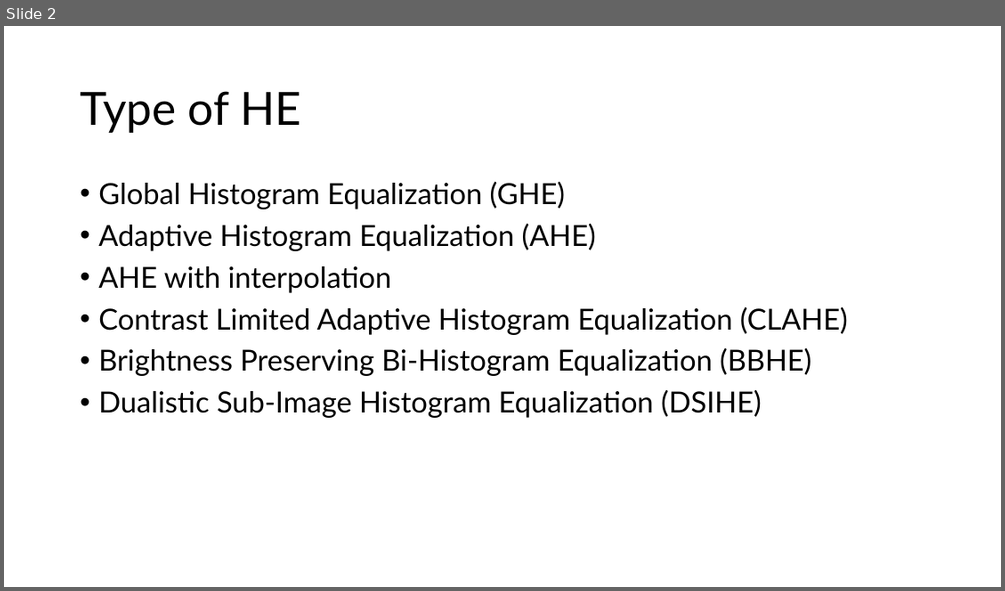
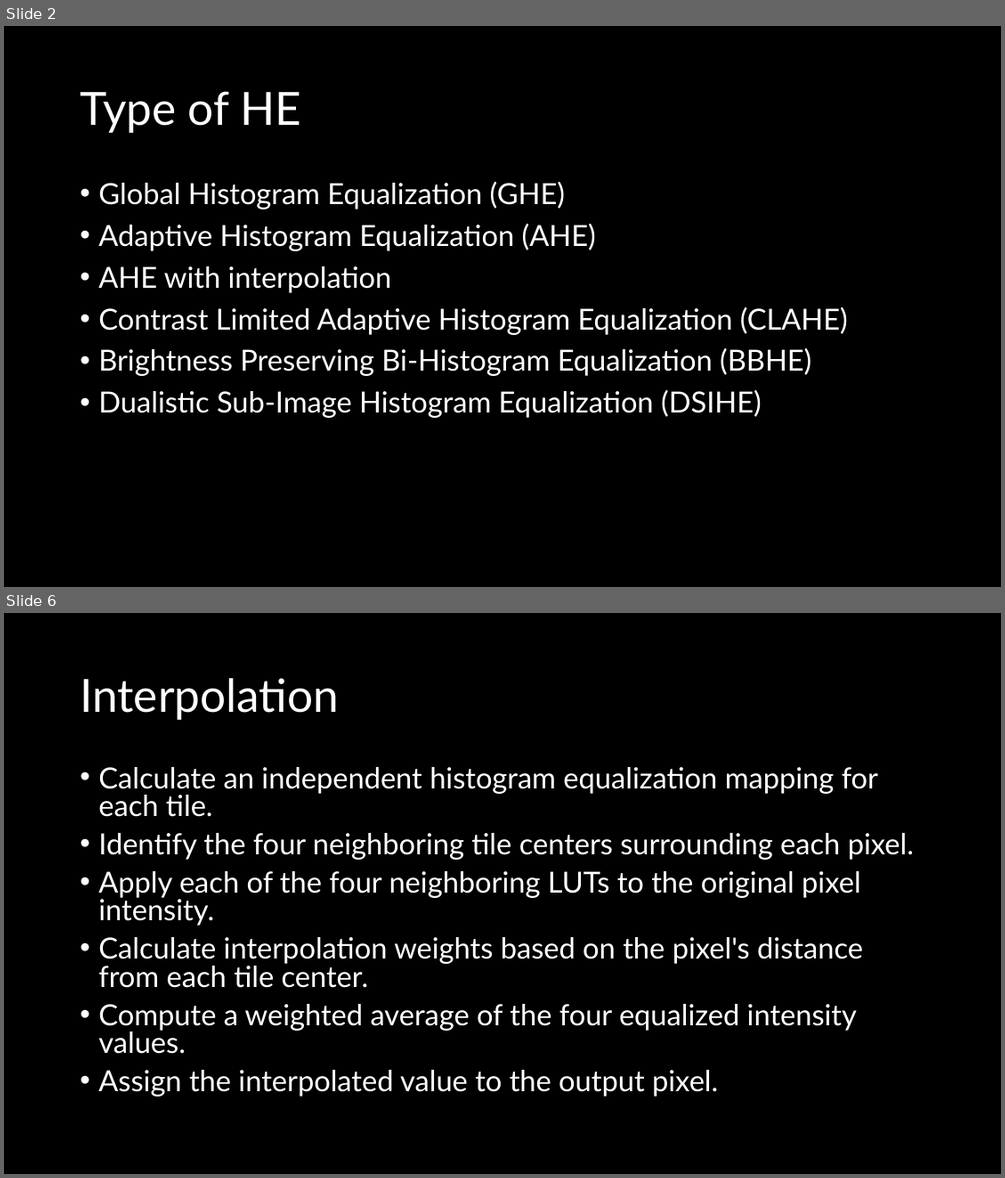
Before and after one commit to bsimonsen27/WSU-Fall26, a slide deck: ECE6220/project/Histogram Equalization.pptx. Shown one above the other, each under a label of ours: slide 2 before the commit, slides 2 and 6 after it; the slides between them are not shown. The pictures are 1005x591 and 1005x1178 pixels, drawn with LibreOffice and Linux fonts; fonts in the diff are those of the drawing. Boxes give left, top, right and bottom in pixels: in the first picture for what was removed or moved away, otherwise in the second. Text is boxed around its words. In the diff, an @@ line names an element or a change of style, - is before the commit and + after.

Commit message:
added to image processing presentation

```diff
--- a/ECE6220/project/Histogram Equalization.pptx
+++ b/ECE6220/project/Histogram Equalization.pptx
@@ slide 6 added at bbox=[4, 613, 1001, 1174], background #000000 @@
@@ title added at bbox=[80, 678, 339, 720], 44 pt, text #FFFFFF @@
+Interpolation
@@ text added at bbox=[98, 767, 914, 1096], 28 pt, text #FFFFFF @@
+• Calculate an independent histogram equalization mapping for each tile.
+• Identify the four neighboring tile centers surrounding each pixel.
+• Apply each of the four neighboring LUTs to the original pixel intensity.
+• Calculate interpolation weights based on the pixel's distance from each tile center.
+• Compute a weighted average of the four equalized intensity values.
+• Assign the interpolated value to the output pixel.
@@ slide 2 changed as well @@
@@ background #FFFFFF to #000000 @@
@@ title "Type of HE" at bbox=[80, 91, 301, 133]: text colour #000000 to #FFFFFF @@
@@ text "Global Histogram Equalization (GHE)" at bbox=[98, 182, 848, 418]: text colour #000000 to #FFFFFF @@
```
Also in this commit, not shown: 1 other slide changed, 8 other slides added, 1 other file.
